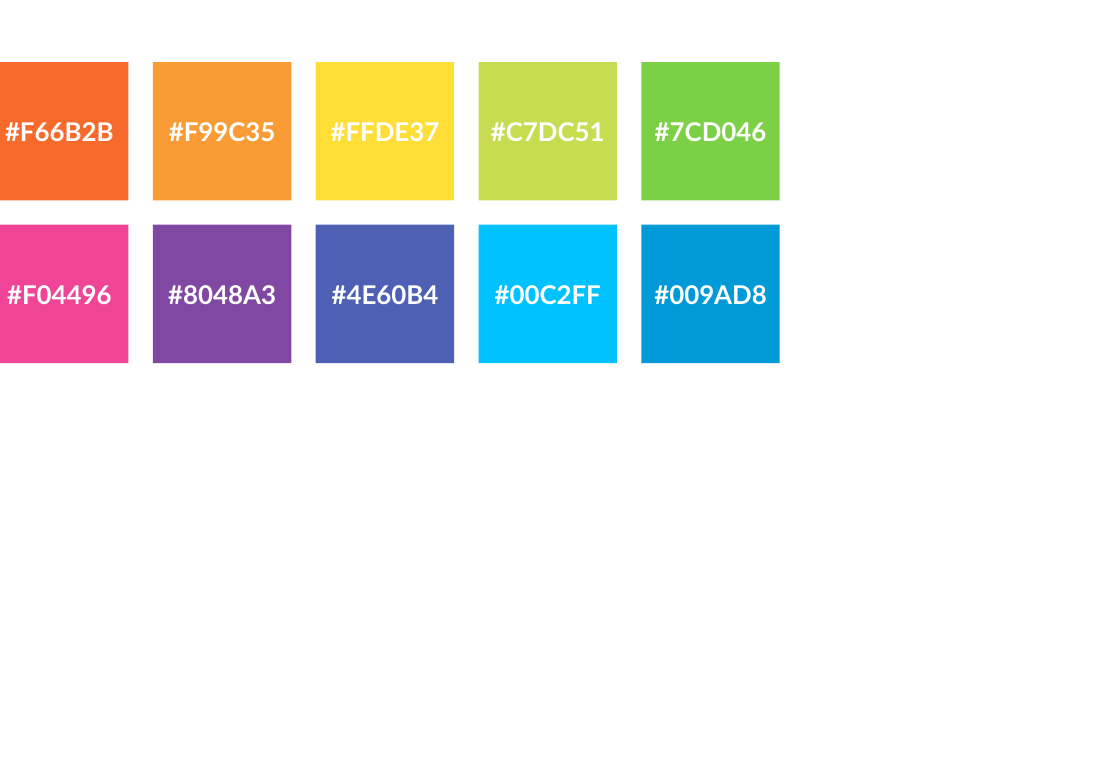
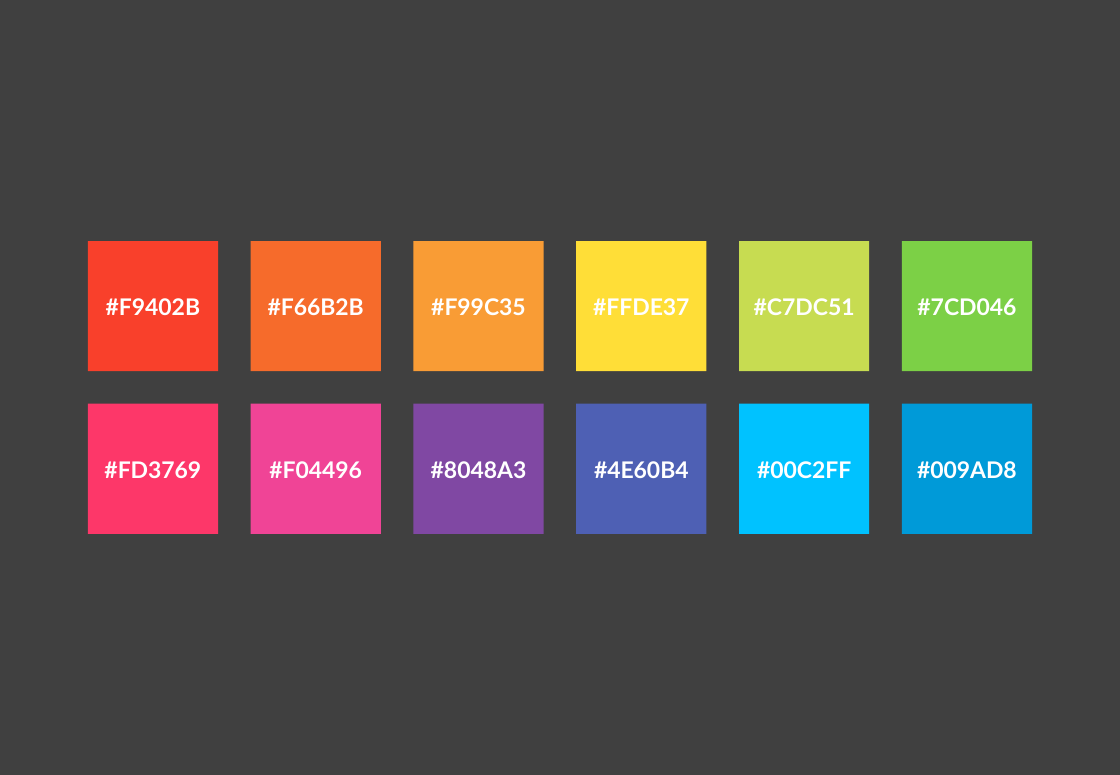
Before and after one commit to Ruben-White/jetlag-hide-and-seek, a slide deck: slide 2 of prototype/prototype v2.pptx (slide 7 before the commit). Drawn at 1120x775 pixels with LibreOffice and Linux fonts; fonts in the diff are those of the drawing. Boxes give left, top, right and bottom in pixels: in the first picture for what was removed or moved away, otherwise in the second. Text is boxed around its words. In the diff, an @@ line names an element or a change of style, - is before the commit and + after.

```diff
--- a/prototype/prototype v2.pptx
+++ b/prototype/prototype v2.pptx
@@ background #FFFFFF to #404040 @@
@@ rectangle added at box(88, 241, 218, 371), fill #F9402B, 16 pt, text #FFFFFF, bold @@
+#F9402B
@@ rectangle "#F66B2B": place and size @@
-rectangle "#F66B2B" at box(0, 62, 128, 201)
+rectangle "#F66B2B" at box(250, 241, 381, 371)
@@ rectangle "#F99C35": place and size @@
-rectangle "#F99C35" at box(153, 62, 292, 201)
+rectangle "#F99C35" at box(414, 241, 544, 371)
@@ rectangle "#FFDE37": place and size @@
-rectangle "#FFDE37" at box(315, 62, 454, 201)
+rectangle "#FFDE37" at box(576, 241, 706, 371)
@@ rectangle "#C7DC51": place and size @@
-rectangle "#C7DC51" at box(479, 62, 617, 201)
+rectangle "#C7DC51" at box(739, 241, 870, 371)
@@ rectangle "#7CD046": place and size @@
-rectangle "#7CD046" at box(641, 62, 780, 201)
+rectangle "#7CD046" at box(902, 241, 1032, 371)
@@ rectangle added at box(88, 404, 218, 535), fill #FD3769, 16 pt, text #FFFFFF, bold @@
+#FD3769
@@ size 18 to 16 pt in 10 elements at box(250, 241, 381, 371), box(414, 241, 544, 371), box(576, 241, 706, 371), box(739, 241, 870, 371), box(902, 241, 1032, 371), box(739, 404, 870, 535), box(902, 404, 1032, 535), box(576, 404, 706, 535), box(414, 404, 544, 535), box(250, 404, 381, 535) @@
@@ rectangle "#F04496": place and size @@
-rectangle "#F04496" at box(0, 225, 128, 364)
+rectangle "#F04496" at box(250, 404, 381, 535)
@@ rectangle "#8048A3": place and size @@
-rectangle "#8048A3" at box(153, 225, 292, 364)
+rectangle "#8048A3" at box(414, 404, 544, 535)
@@ rectangle "#4E60B4": place and size @@
-rectangle "#4E60B4" at box(315, 225, 454, 364)
+rectangle "#4E60B4" at box(576, 404, 706, 535)
@@ rectangle "#00C2FF": place and size @@
-rectangle "#00C2FF" at box(479, 225, 617, 364)
+rectangle "#00C2FF" at box(739, 404, 870, 535)
@@ rectangle "#009AD8": place and size @@
-rectangle "#009AD8" at box(641, 225, 780, 364)
+rectangle "#009AD8" at box(902, 404, 1032, 535)
```
Also in this commit, not shown: 6 slides added, 7 slides removed, 4 other files.
